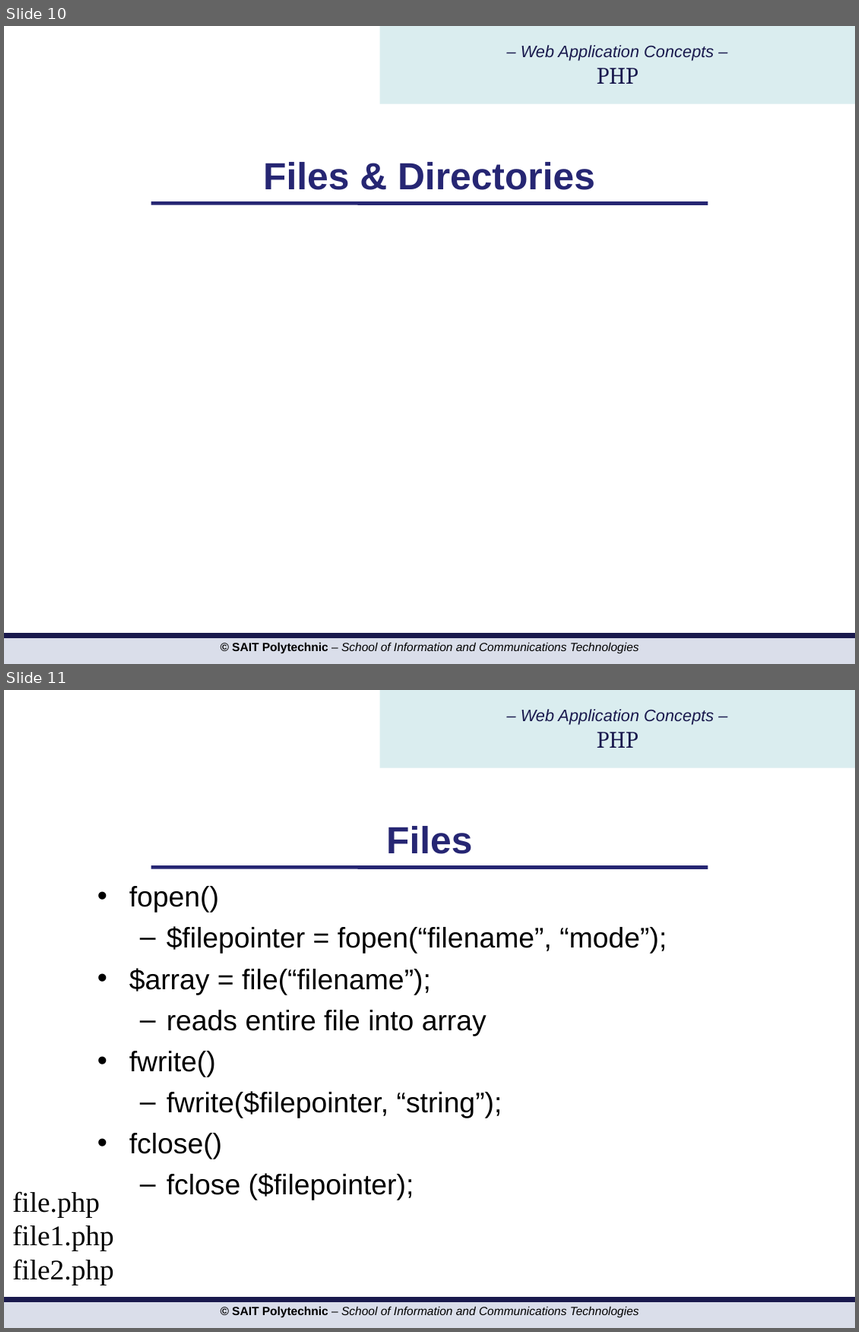
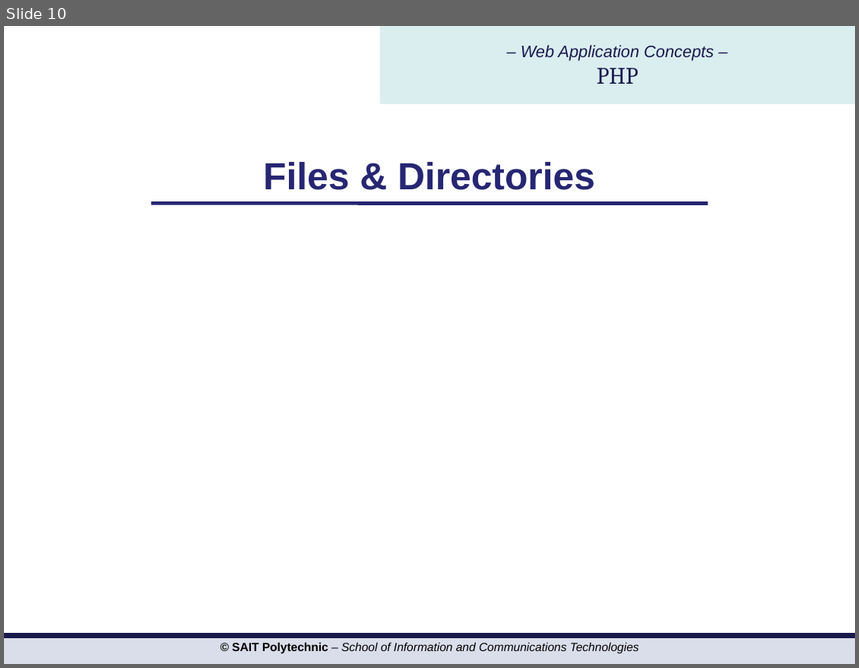
Before and after one commit to hdmdhr/CPRG-210-OSD-Assignment, a slide deck: PPTs/php/PHP Day 5 pattern files cookie session.ppt. Shown one above the other, each under a label of ours: slides 10 and 11 before the commit, slide 10 after it. The pictures are 859x1332 and 859x668 pixels, drawn with LibreOffice and Linux fonts; fonts in the diff are those of the drawing; background and template pictures are left out. Boxes give left, top, right and bottom in pixels: in the first picture for what was removed or moved away, otherwise in the second. Text is boxed around its words. In the diff, an @@ line names an element or a change of style, - is before the commit and + after.

```diff
--- a/PPTs/php/PHP Day 5 pattern files cookie session.ppt
+++ b/PPTs/php/PHP Day 5 pattern files cookie session.ppt
@@ slide 11 removed at (4, 690, 855, 1328), background #FFFFFF; not listed: 3 template elements that a slide beside it also shows @@
@@ rectangle removed at (380, 690, 855, 768) @@
-– Web Application Concepts –
-PHP
@@ text removed at (386, 826, 472, 854) @@
-Files
@@ text removed at (129, 886, 667, 1201) @@
-• fopen()
-  – $filepointer = fopen(“filename”, “mode”);
-• $array = file(“filename”);
-  – reads entire file into array
-• fwrite()
-  – fwrite($filepointer, “string”);
-• fclose()
-  – fclose ($filepointer);
@@ text removed at (12, 1192, 114, 1285) @@
-file.php
-file1.php
-file2.php
```
Also in this commit, not shown: 9 slides changed, 2 slides added, 1 other slide removed, 7 other files.
